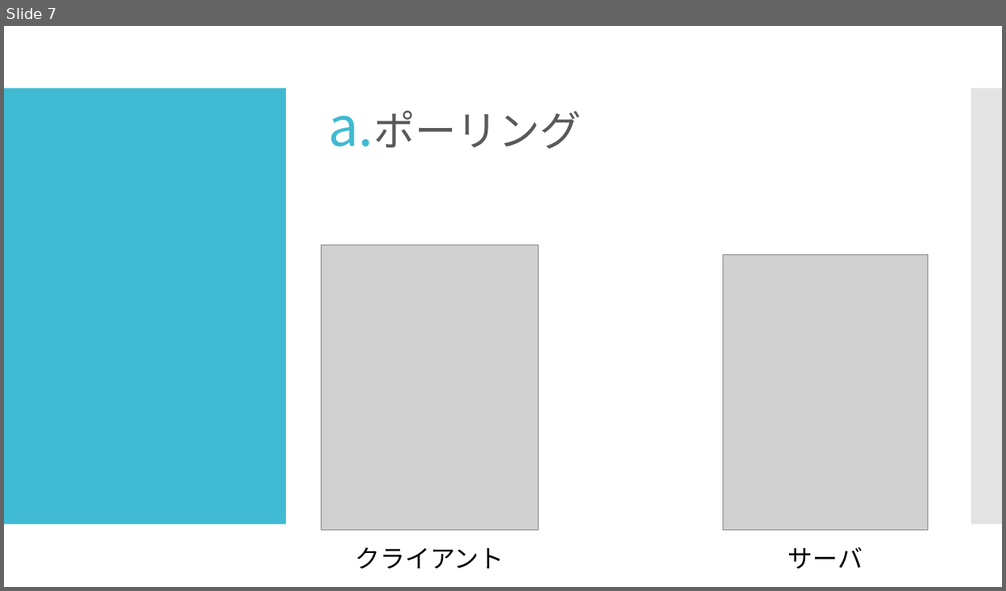
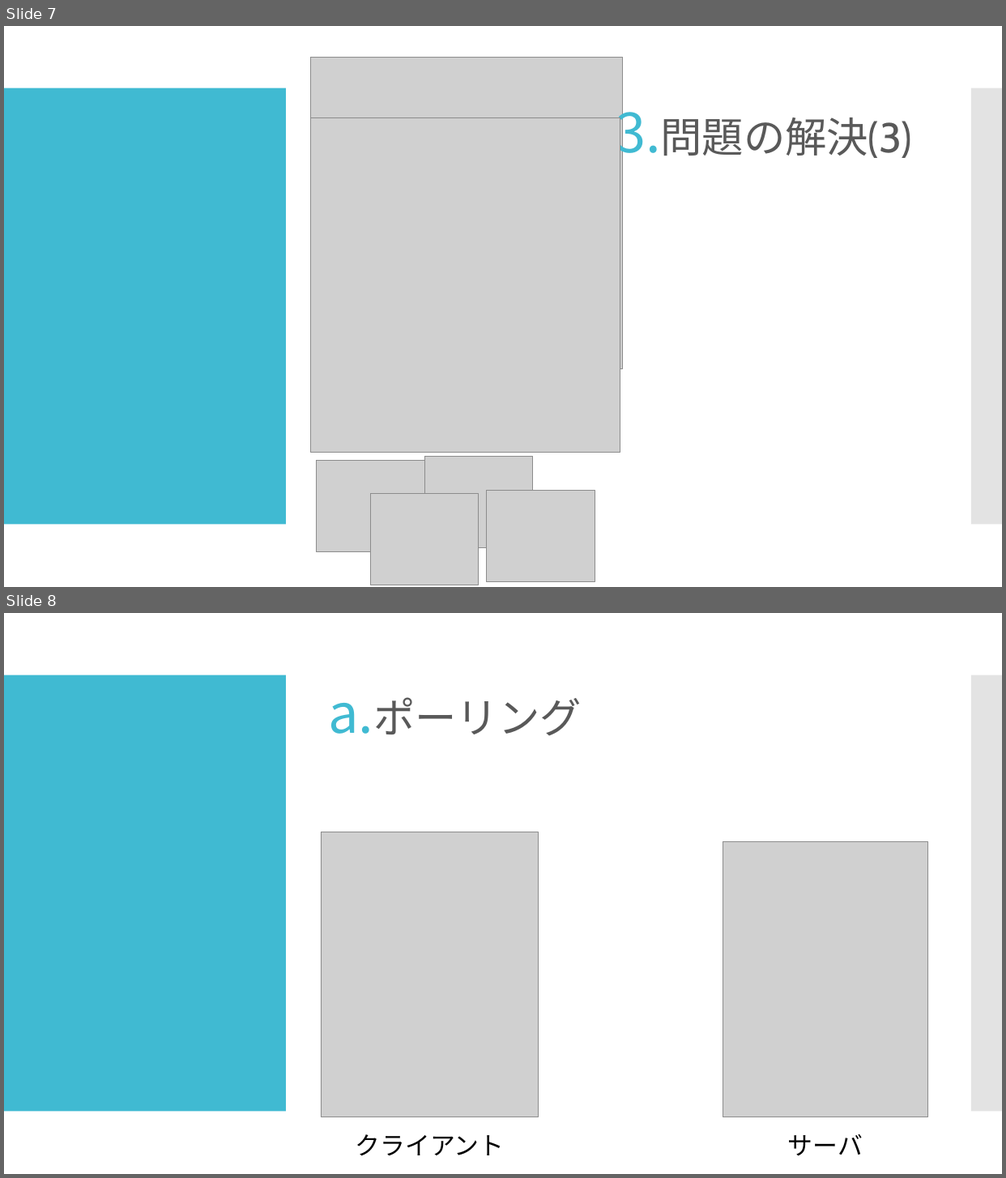
Before and after one commit to simasiman/Olynpic, a slide deck: Documents/発表用資料/2グループ 制作発表.pptx. Shown one above the other, each under a label of ours: slide 7 before the commit, slides 7 and 8 after it. The pictures are 1006x591 and 1006x1178 pixels, drawn with LibreOffice and Linux fonts; fonts in the diff are those of the drawing; grey boxes stand for pictures. Boxes give left, top, right and bottom in pixels: in the first picture for what was removed or moved away, otherwise in the second. Text is boxed around its words. In the diff, an @@ line names an element or a change of style, - is before the commit and + after.

```diff
--- a/Documents/発表用資料/2グループ 制作発表.pptx
+++ b/Documents/発表用資料/2グループ 制作発表.pptx
@@ slide 7 added at (4,26,1002,587), background #FFFFFF; not listed: 2 template elements that a slide beside it also shows @@
@@ picture added at (311,58,623,369) @@
@@ picture added at (311,118,620,453) @@
@@ text added at (661,118,912,158), 40 pt, text #595959 @@
+3. 問題の解決(3)
@@ picture added at (316,460,424,552) @@
@@ picture added at (424,456,533,548) @@
@@ picture added at (371,494,479,585) @@
@@ picture added at (487,491,595,582) @@
@@ what was slide 7 is now slide 8 @@
```
Also in this commit, not shown: 7 slides changed, 3 other slides added, 3 slides removed.
